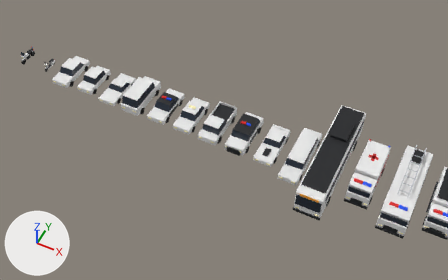
The glTF model public/assets/vehicles.glb: old version first, new version second.
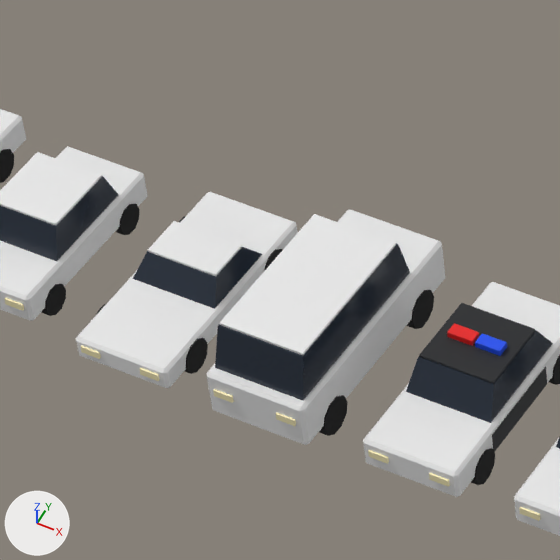
Each version is shown whole from a camera (50 mm lens) standing at (37.82, -38.22, 46.49) and looking at (18.52, 0.39, -1.76), then close up on the part from 19% to 40% of the width and 15% to 48% of the height. Lighting does not change. The marker at lower left points along +X, +Y and +Z. The first two pictures are the older version. Where no turn or scale is listed for an object, it has been applied to the vertices. Vertices at exactly the same position are counted once.

Objects in the first close-up: 'compact_body', 'compact_cabin', 'compact_roof', 'police_body', 'police_cabin', 'police_roof', 'sports_body', 'sports_cabin', 'sports_roof', 'van_body', 'van_cabin', 'van_roof' and 22 more.
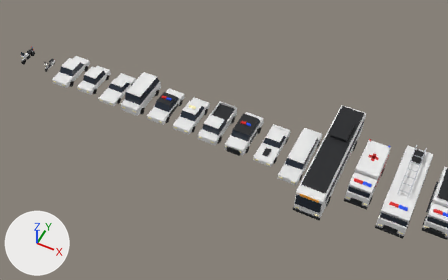
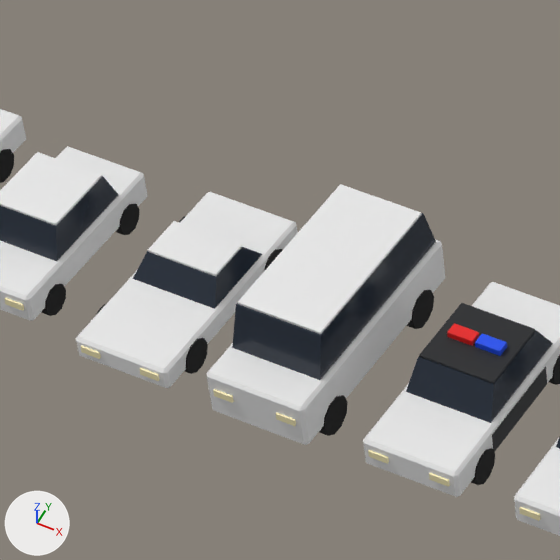
Changed parts and their boxes [x1, y1, x2, y2] in the close-ups (560 x 560 px):
'van_roof', moved, rescaled (6% taller)
    before: [219, 214, 396, 355]
    after: [237, 184, 422, 334]
'van_cabin', moved, rescaled (7% taller)
    before: [215, 244, 410, 400]
    after: [232, 213, 436, 380]

The change, as a list of edits to the scene's bpy script:
```text
Change me_van_cabin:
    used by ob_van_cabin; location = (9.0, 0.0, 0.0)
    remove me_van_cabin.from_pydata(...)  # 8 vertices, 12 faces; spans x -0.9..0.9, y -2.2..1.4, z 1.33..2.18
    add me_van_cabin.from_pydata(...)  # 8 vertices, 12 faces; spans x -0.9..0.9, y -1.64..2.31, z 1.33..2.18
    me_van_cabin part 1: the whole mesh is scaled about its middle by (1, 1.1, 1), then moved by (0.0, 0.73, 0.0)
Change me_cube_019:
    used by ob_van_roof; location = (9.0, -0.4, 2.2)
    remove me_cube_019.from_pydata(...)  # 8 vertices, 12 faces; spans x -0.84..0.84, y -1.55..1.55, z -0.03..0.03
    add me_cube_019.from_pydata(...)  # 8 vertices, 12 faces; spans x -0.84..0.84, y -1.7..1.7, z -0.03..0.03
    me_cube_019 part 2: the whole mesh is scaled about its middle by (1, 1.1, 1)
Change ob_van_roof:
    ob_van_roof.location: (9.0, -0.4, 2.2) -> (9.0, 0.33, 2.2)
```
